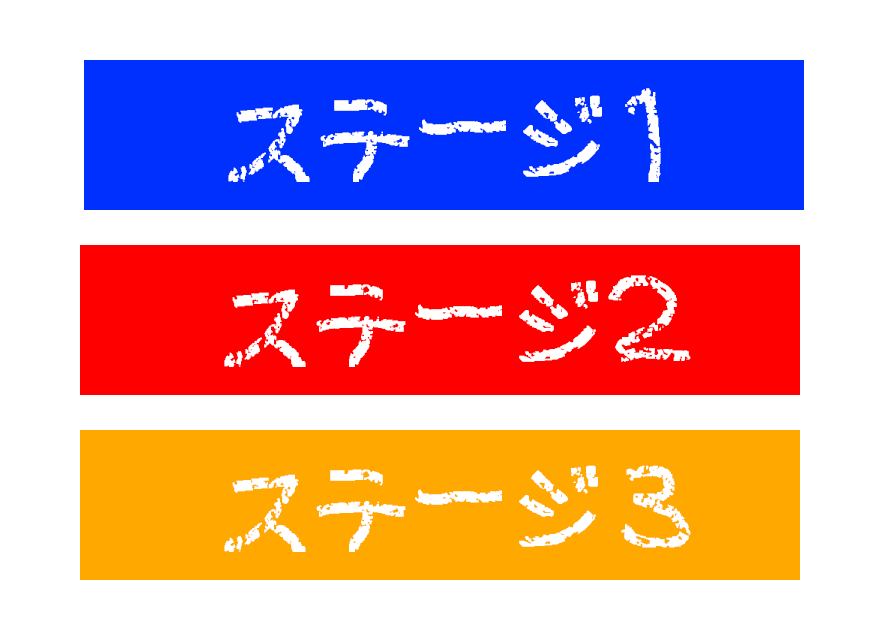
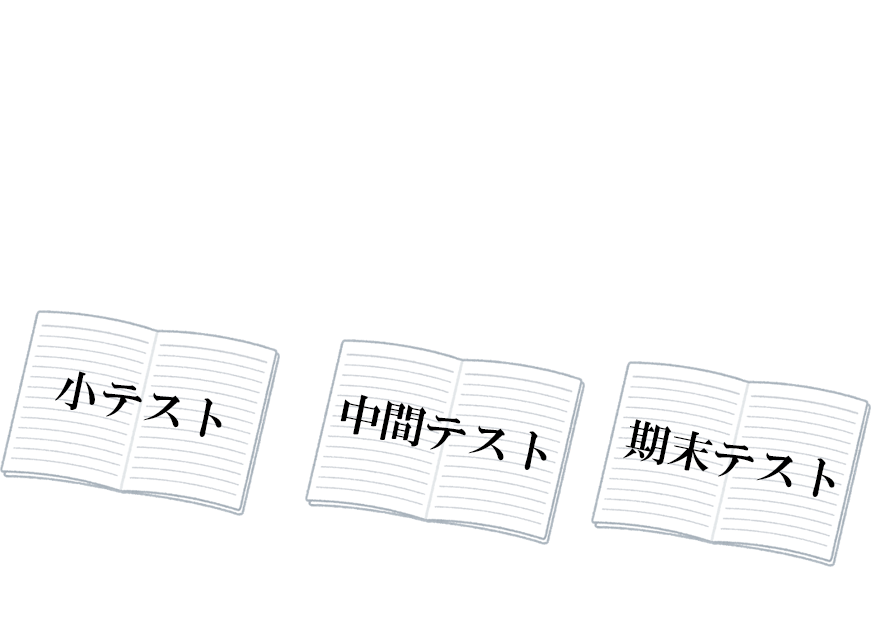
Two versions of the same layered image (880×640). Layer-by-layer changes:
added group "期末テスト" (1st of 2) with 2 layers above "中間テスト" over box(591, 361, 871, 567)
added layer "期末テスト" (2nd of 2, in "期末テスト") in group "期末テスト" over box(623, 419, 835, 497)
added layer "ノート" (1st of 3, in "期末テスト") in group "期末テスト" over box(591, 361, 871, 567)
added group "中間テスト" (1st of 2) with 2 layers above "小テスト" over box(305, 339, 585, 545)
added layer "中間テスト" (2nd of 2, in "中間テスト") in group "中間テスト" over box(340, 394, 547, 470)
added layer "ノート" (2nd of 3, in "中間テスト") in group "中間テスト" over box(305, 339, 585, 545)
added group "小テスト" (1st of 2) with 2 layers above "グループ 3" over box(0, 310, 280, 516)
added layer "小テスト" (2nd of 2, in "小テスト") in group "小テスト" over box(55, 371, 222, 437)
added layer "ノート" (3rd of 3, in "小テスト") in group "小テスト" over box(0, 310, 280, 516)
hid group "グループ 3" (2 layers) over box(80, 430, 800, 580)
hid group "グループ 2" (2 layers) over box(80, 245, 800, 395)
hid group "グループ 1" (2 layers) over box(84, 60, 804, 210)
hid "背景" over box(0, 60, 871, 580)
